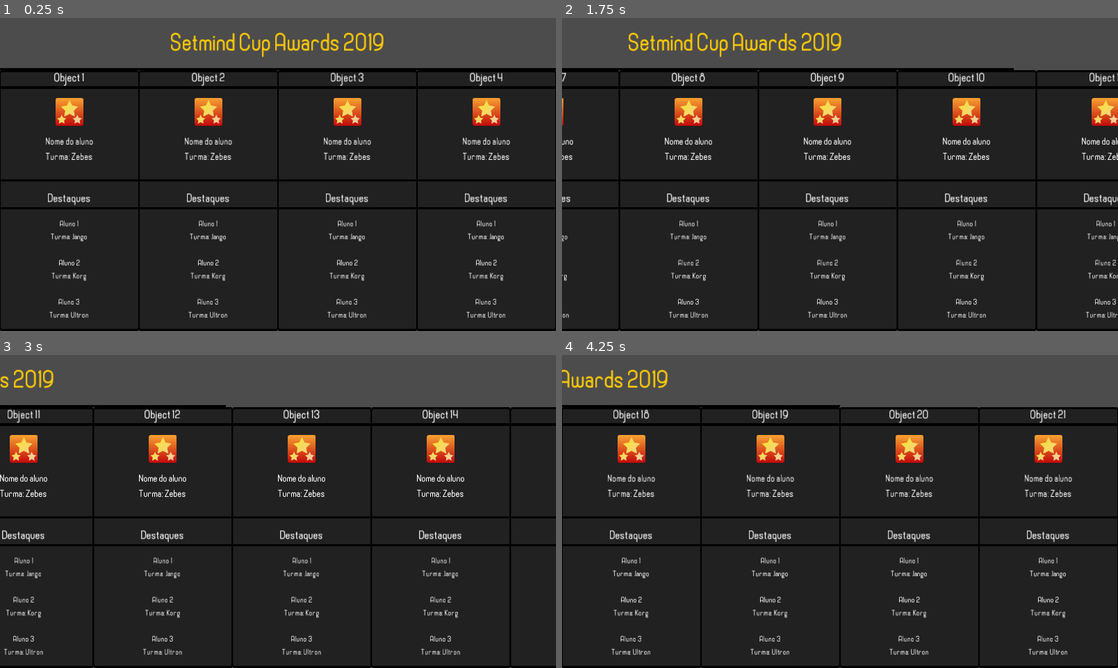
Above: before the commit, frames 1-4 (two rows, left to right).
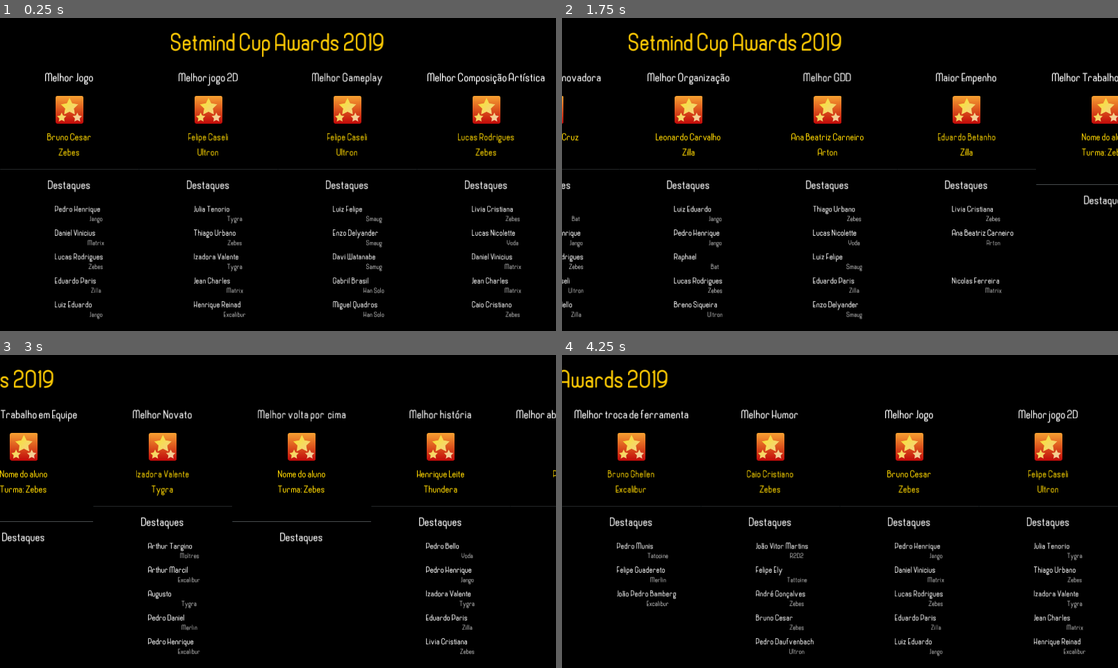
Above: after the commit, the same moments.

Repository: DrZanuff/SetmindCupAwards
Game: Godot game, scene res://Main.tscn
Two runs of this game, one before a commit and one after it. Both use one fixed random seed, a clock stepped at 60 frames per second and the inputs below.
Inputs:
- Up to frame 1 (0.25 s): no input
- Up to frame 2 (1.75 s): tap Enter at 0.5 s; hold D (debug_right) 0.53-1.28 s; tap Space (ui_select) at 0.77, 1.52 s; hold A (debug_left) from 1.28 s (still down)
- Up to frame 3 (3 s): release A (debug_left) at 2.03 s; hold D (debug_right) from 2.03 s (still down)
- Up to frame 4 (4.25 s): tap Space (ui_select) at 3.02, 3.77 s; release D (debug_right) at 3.53 s; hold A (debug_left) from 3.53 s (still down)

The runs differ from the first frame. In frame 1, 92% of the frame differs, in the area x 0-100%, y 0-100%; in frame 2, 92%; in frame 3, 93%; in frame 4, 93%.

Commit message:
Implementado Array de alunos

Diff:
--- /dev/null
+++ b/Board/Board.gd
@@ -0,0 +1,26 @@
+extends PanelContainer
+
+
+func update_data(array,index):
+#	index = 0
+#	array = [["Melhor Papaco","Melhor Piada"],
+#	["Keith -Marvel-","Aliana -Olympo-"],
+#	["Guster -Shield-","Anderson Silba -UFC-"],
+#	["Guster -Shield-","Anderson Silba -UFC-"],
+#	["Guster -Shield-","Anderson Silba -UFC-"],
+#	["Guster -Shield-","Anderson Silba -UFC-"],
+#	["Guster -Shield-","Anderson Silba -UFC-"], ]
+	$Body/Title.text = array[0][index]
+	var winner = array[1][index].split(" -")
+	if winner.size() > 1:
+		$Body/Winner.text = winner[0] + "\n" + winner[1].replace("-","")
+
+	for i in range($Body/Nominiees.get_child_count() ):
+#		var photo = ""
+		var n = $Body/Nominiees.get_child(i).get_node("Info/Nome")
+		var t = $Body/Nominiees.get_child(i).get_node("Info/Turma")
+		var nominee = array[i+2][index].split(" -")
+		if nominee.size() > 1:
+			n.text = nominee[0]
+			t.text = nominee[1].replace("-","")
+	pass
--- a/Board/Board.tscn
+++ b/Board/Board.tscn
@@ -1,9 +1,10 @@
-[gd_scene load_steps=11 format=2]
-
-[ext_resource path="res://Fonts/Cronus Round.otf" type="DynamicFontData" id=1]
-[ext_resource path="res://icon.png" type="Texture" id=2]
-
-[sub_resource type="StyleBoxFlat" id=9]
+[gd_scene load_steps=15 format=2]
+
+[ext_resource path="res://Board/Board.gd" type="Script" id=1]
+[ext_resource path="res://Fonts/Cronus Round.otf" type="DynamicFontData" id=2]
+[ext_resource path="res://icon.png" type="Texture" id=3]
+
+[sub_resource type="StyleBoxFlat" id=1]
 content_margin_left = 0.0
 content_margin_right = 0.0
 content_margin_top = 0.0
@@ -53,49 +54,79 @@
 [sub_resource type="DynamicFont" id=8]
 size = 20
 use_filter = true
-font_data = ExtResource( 1 )
+font_data = ExtResource( 2 )
+
+[sub_resource type="DynamicFont" id=9]
+size = 21
+use_filter = true
+font_data = ExtResource( 2 )
+
+[sub_resource type="DynamicFont" id=10]
+size = 19
+outline_color = Color( 0.788235, 0.788235, 0.788235, 1 )
+use_filter = true
+font_data = ExtResource( 2 )
+
+[sub_resource type="Animation" id=11]
+resource_name = "Shuffle"
+length = 2.5
+loop = true
+tracks/0/type = "value"
+tracks/0/path = NodePath("Body/Mention:custom_colors/font_color")
+tracks/0/interp = 1
+tracks/0/loop_wrap = true
+tracks/0/imported = false
+tracks/0/enabled = true
+tracks/0/keys = {
+"times": PoolRealArray( 0, 0.4, 0.8, 1.1, 1.5, 1.9, 2.3 ),
+"transitions": PoolRealArray( 1, 1, 1, 1, 1, 1, 1 ),
+"update": 0,
+"values": [ Color( 1, 1, 1, 1 ), Color( 1, 0, 0.913725, 1 ), Color( 0, 0.858824, 1, 1 ), Color( 0.921569, 1, 0, 1 ), Color( 0.266667, 1, 0, 1 ), Color( 1, 0, 0, 1 ), Color( 1, 0.654902, 0, 1 ) ]
+}
 
 [node name="Board" type="PanelContainer"]
 margin_right = 320.0
 margin_bottom = 609.0
 rect_min_size = Vector2( 320, 600 )
-custom_styles/panel = SubResource( 9 )
+custom_styles/panel = SubResource( 1 )
+script = ExtResource( 1 )
 
 [node name="Panel" type="Panel" parent="."]
 margin_right = 320.0
-margin_bottom = 609.0
-custom_styles/panel = SubResource( 3 )
+margin_bottom = 619.0
+custom_styles/panel = SubResource( 2 )
 
 [node name="Body" type="VBoxContainer" parent="."]
 margin_right = 320.0
-margin_bottom = 609.0
+margin_bottom = 619.0
 size_flags_horizontal = 3
 size_flags_vertical = 3
-custom_constants/separation = 21
+custom_constants/separation = 16
 
 [node name="Title" type="Label" parent="Body"]
 margin_right = 320.0
 margin_bottom = 44.0
-custom_styles/normal = SubResource( 1 )
+custom_styles/normal = SubResource( 3 )
 custom_fonts/font = SubResource( 4 )
 text = "Melhor Jogo"
 align = 1
 valign = 3
 
 [node name="TextureRect" type="TextureRect" parent="Body"]
-margin_top = 65.0
-margin_right = 320.0
-margin_bottom = 129.0
-size_flags_horizontal = 3
-texture = ExtResource( 2 )
+margin_top = 60.0
+margin_right = 320.0
+margin_bottom = 124.0
+size_flags_horizontal = 3
+texture = ExtResource( 3 )
 stretch_mode = 6
 
 [node name="Winner" type="Label" parent="Body"]
-margin_top = 150.0
-margin_right = 320.0
-margin_bottom = 260.0
-custom_styles/normal = SubResource( 1 )
+margin_top = 140.0
+margin_right = 320.0
+margin_bottom = 250.0
+custom_styles/normal = SubResource( 3 )
 custom_fonts/font = SubResource( 5 )
+custom_colors/font_color = Color( 1, 0.843137, 0, 1 )
 text = "Nome do aluno
 Turma: Zebes
 "
@@ -103,21 +134,22 @@
 valign = 3
 
 [node name="HSeparator" type="HSeparator" parent="Body"]
+margin_top = 266.0
+margin_right = 320.0
+margin_bottom = 270.0
+
+[node name="Mention" type="Label" parent="Body"]
+margin_top = 286.0
+margin_right = 320.0
+margin_bottom = 330.0
+custom_styles/normal = SubResource( 3 )
+custom_fonts/font = SubResource( 6 )
+custom_colors/font_color = Color( 1, 1, 1, 1 )
+text = "Destaques"
+align = 1
+
+[node name="Nominates" type="Label" parent="Body"]
 visible = false
-margin_top = 251.0
-margin_right = 310.0
-margin_bottom = 255.0
-
-[node name="Mention" type="Label" parent="Body"]
-margin_top = 281.0
-margin_right = 320.0
-margin_bottom = 325.0
-custom_styles/normal = SubResource( 1 )
-custom_fonts/font = SubResource( 6 )
-text = "Destaques"
-align = 1
-
-[node name="Nominates" type="Label" parent="Body"]
 margin_top = 346.0
 margin_right = 320.0
 margin_bottom = 575.0
@@ -132,3 +164,218 @@
 Aluno 3
 Turma: Ultron"
 align = 1
+
+[node name="Nominiees" type="VBoxContainer" parent="Body"]
+editor/display_folded = true
+margin_top = 346.0
+margin_right = 320.0
+margin_bottom = 619.0
+size_flags_vertical = 3
+custom_constants/separation = 7
+
+[node name="Nominee1" type="HBoxContainer" parent="Body/Nominiees"]
+editor/display_folded = true
+margin_right = 320.0
+margin_bottom = 49.0
+custom_constants/separation = 19
+
+[node name="Control" type="Control" parent="Body/Nominiees/Nominee1"]
+margin_right = 40.0
+margin_bottom = 49.0
+rect_min_size = Vector2( 40, 0 )
+
+[node name="Photo" type="TextureRect" parent="Body/Nominiees/Nominee1"]
+margin_left = 59.0
+margin_right = 107.0
+margin_bottom = 49.0
+rect_min_size = Vector2( 48, 48 )
+expand = true
+
+[node name="Info" type="VBoxContainer" parent="Body/Nominiees/Nominee1"]
+margin_left = 126.0
+margin_right = 316.0
+margin_bottom = 49.0
+custom_constants/separation = -4
+
+[node name="Nome" type="Label" parent="Body/Nominiees/Nominee1/Info"]
+margin_right = 190.0
+margin_bottom = 28.0
+rect_min_size = Vector2( 190, 0 )
+size_flags_horizontal = 3
+custom_fonts/font = SubResource( 9 )
+
+[node name="Turma" type="Label" parent="Body/Nominiees/Nominee1/Info"]
+margin_top = 24.0
+margin_right = 190.0
+margin_bottom = 49.0
+size_flags_horizontal = 3
+custom_fonts/font = SubResource( 10 )
+custom_colors/font_color = Color( 0.713726, 0.713726, 0.713726, 1 )
+align = 1
+
+[node name="Nominee2" type="HBoxContainer" parent="Body/Nominiees"]
+editor/display_folded = true
+margin_top = 56.0
+margin_right = 320.0
+margin_bottom = 105.0
+custom_constants/separation = 19
+
+[node name="Control" type="Control" parent="Body/Nominiees/Nominee2"]
+margin_right = 40.0
+margin_bottom = 49.0
+rect_min_size = Vector2( 40, 0 )
+
+[node name="Photo" type="TextureRect" parent="Body/Nominiees/Nominee2"]
+margin_left = 59.0
+margin_right = 107.0
+margin_bottom = 49.0
+rect_min_size = Vector2( 48, 48 )
+expand = true
+
+[node name="Info" type="VBoxContainer" parent="Body/Nominiees/Nominee2"]
+margin_left = 126.0
+margin_right = 316.0
+margin_bottom = 49.0
+custom_constants/separation = -4
+
+[node name="Nome" type="Label" parent="Body/Nominiees/Nominee2/Info"]
+margin_right = 190.0
+margin_bottom = 28.0
+rect_min_size = Vector2( 190, 0 )
+size_flags_horizontal = 3
+custom_fonts/font = SubResource( 9 )
+
+[node name="Turma" type="Label" parent="Body/Nominiees/Nominee2/Info"]
+margin_top = 24.0
+margin_right = 190.0
+margin_bottom = 49.0
+size_flags_horizontal = 3
+custom_fonts/font = SubResource( 10 )
+custom_colors/font_color = Color( 0.713726, 0.713726, 0.713726, 1 )
+align = 1
+
+[node name="Nominee3" type="HBoxContainer" parent="Body/Nominiees"]
+editor/display_folded = true
+margin_top = 112.0
+margin_right = 320.0
+margin_bottom = 161.0
+custom_constants/separation = 19
+
+[node name="Control" type="Control" parent="Body/Nominiees/Nominee3"]
+margin_right = 40.0
+margin_bottom = 49.0
+rect_min_size = Vector2( 40, 0 )
+
+[node name="Photo" type="TextureRect" parent="Body/Nominiees/Nominee3"]
+margin_left = 59.0
+margin_right = 107.0
+margin_bottom = 49.0
+rect_min_size = Vector2( 48, 48 )
+expand = true
+
+[node name="Info" type="VBoxContainer" parent="Body/Nominiees/Nominee3"]
+margin_left = 126.0
+margin_right = 316.0
+margin_bottom = 49.0
+custom_constants/separation = -4
+
+[node name="Nome" type="Label" parent="Body/Nominiees/Nominee3/Info"]
+margin_right = 190.0
+margin_bottom = 28.0
+rect_min_size = Vector2( 190, 0 )
+size_flags_horizontal = 3
+custom_fonts/font = SubResource( 9 )
+
+[node name="Turma" type="Label" parent="Body/Nominiees/Nominee3/Info"]
+margin_top = 24.0
+margin_right = 190.0
+margin_bottom = 49.0
+size_flags_horizontal = 3
+custom_fonts/font = SubResource( 10 )
+custom_colors/font_color = Color( 0.713726, 0.713726, 0.713726, 1 )
+align = 1
+
+[node name="Nominee4" type="HBoxContainer" parent="Body/Nominiees"]
+editor/display_folded = true
+margin_top = 168.0
+margin_right = 320.0
+margin_bottom = 217.0
+custom_constants/separation = 19
+
+[node name="Control" type="Control" parent="Body/Nominiees/Nominee4"]
+margin_right = 40.0
+margin_bottom = 49.0
+rect_min_size = Vector2( 40, 0 )
+
+[node name="Photo" type="TextureRect" parent="Body/Nominiees/Nominee4"]
+margin_left = 59.0
+margin_right = 107.0
+margin_bottom = 49.0
+rect_min_size = Vector2( 48, 48 )
+expand = true
+
+[node name="Info" type="VBoxContainer" parent="Body/Nominiees/Nominee4"]
+margin_left = 126.0
+margin_right = 316.0
+margin_bottom = 49.0
+custom_constants/separation = -4
+
+[node name="Nome" type="Label" parent="Body/Nominiees/Nominee4/Info"]
+margin_right = 190.0
+margin_bottom = 28.0
+rect_min_size = Vector2( 190, 0 )
+size_flags_horizontal = 3
+custom_fonts/font = SubResource( 9 )
+
+[node name="Turma" type="Label" parent="Body/Nominiees/Nominee4/Info"]
+margin_top = 24.0
+margin_right = 190.0
+margin_bottom = 49.0
+size_flags_horizontal = 3
+custom_fonts/font = SubResource( 10 )
+custom_colors/font_color = Color( 0.713726, 0.713726, 0.713726, 1 )
+align = 1
+
+[node name="Nominee5" type="HBoxContainer" parent="Body/Nominiees"]
+editor/display_folded = true
+margin_top = 224.0
+margin_right = 320.0
+margin_bottom = 273.0
+custom_constants/separation = 19
+
+[node name="Control" type="Control" parent="Body/Nominiees/Nominee5"]
+margin_right = 40.0
+margin_bottom = 49.0
+rect_min_size = Vector2( 40, 0 )
+
+[node name="Photo" type="TextureRect" parent="Body/Nominiees/Nominee5"]
+margin_left = 59.0
+margin_right = 107.0
+margin_bottom = 49.0
+rect_min_size = Vector2( 48, 48 )
+expand = true
+
+[node name="Info" type="VBoxContainer" parent="Body/Nominiees/Nominee5"]
+margin_left = 126.0
+margin_right = 316.0
+margin_bottom = 49.0
+custom_constants/separation = -4
+
+[node name="Nome" type="Label" parent="Body/Nominiees/Nominee5/Info"]
+margin_right = 190.0
+margin_bottom = 28.0
+rect_min_size = Vector2( 190, 0 )
+size_flags_horizontal = 3
+custom_fonts/font = SubResource( 9 )
+
+[node name="Turma" type="Label" parent="Body/Nominiees/Nominee5/Info"]
+margin_top = 24.0
+margin_right = 190.0
+margin_bottom = 49.0
+size_flags_horizontal = 3
+custom_fonts/font = SubResource( 10 )
+custom_colors/font_color = Color( 0.713726, 0.713726, 0.713726, 1 )
+align = 1
+
+[node name="AnimationPlayer" type="AnimationPlayer" parent="."]
+anims/Shuffle = SubResource( 11 )
--- /dev/null
+++ b/Debug/DebugArray.gd
@@ -0,0 +1,49 @@
+extends Node
+
+var array = [["Melhor Jogo","Melhor jogo 2D","Melhor Gameplay","Melhor Composição Artística",
+"Melhor Sonografia","Melhor Level Design","Funcionalidade  Inovadora",
+"Melhor Organização","Melhor GDD","Maior Empenho","Turma : Melhor Trabalho em Equipe",
+"Melhor Novato","Turma : Melhor volta por  cima","Melhor história","Melhor abordagem do problema",
+"Melhor jogo 3D","Melhor referência","Melhor troca de ferramenta","Melhor Humor"],
+
+["Bruno Cesar -Zebes-","Felipe Caseli -Ultron-","Felipe Caseli -Ultron-",
+"Lucas Rodrigues -Zebes-","Daniel Vinicius -Matrix-","Pedro Henrique -Jango-",
+"Ana Beatriz Cruz -Ultron-","Leonardo Carvalho -Zilla-","Ana Beatriz Carneiro -Arton-",
+"Eduardo Betanho -Zilla-","Ultron","Izadora Valente -Tygra-","Merlin",
+"Henrique Leite -Thundera-","Pedro Henrique -Jango-","Pedro Munis -Tatooine-",
+"Eduardo Betanho -Zilla-","Bruno Ghellen -Excalibur-","Caio Cristiano -Zebes-"],
+
+["Pedro Henrique -Jango-","Julia Tenorio -Tygra-","Luiz Felipe -Smaug-",
+"Livia Cristiana -Zebes-","Jean Charles -Matrix-","Luiz Eduardo -Jango-",
+"Raphael -Bat-","Luiz Eduardo -Jango-","Thiago Urbano -Zebes-",
+"Livia Cristiana -Zebes-","Zilla","Arthur Targino -Moltres-","Korg","Pedro Bello -Yoda-",
+"Luiz Eduardo -Jango-","Rian Correa -Arton-","Thiago Urbano -Zebes-","Pedro Munis -Tatooine-",
+"João Vitor Martins -R2D2-"],
+
+["Daniel Vinicius -Matrix-","Thiago Urbano -Zebes-","Enzo Delyander -Smaug-",
+"Lucas Nicolette -Yoda-","Livia Cristiana -Zebes-","Thiago Urbano -Zebes-",
+"Pedro Henrique -Jango-","Pedro Henrique -Jango-","Lucas Nicolette -Yoda-",
+"Ana Beatriz Carneiro -Arton-","Zebes","Arthur Marcil -Excalibur-","Thundera",
+"Pedro Henrique -Jango-","João Vitor Martins -R2D2-","","Livia Cristiana -Zebes-",
+"Felipe Guadereto -Merlin-","Felipe Ely -Tattoine-"],
+
+["Lucas Rodrigues -Zebes-","Izadora Valente -Tygra-","Davi Watanabe -Samug-",
+"Daniel Vinicius -Matrix-","Bruno -Zebes-","Samuel Pinheiro -Yoda-",
+"Lucas Rodrigues -Zebes-","Raphael -Bat-","Luiz Felipe -Smaug-",
+"Ana Beatriz Cruz-Ultron-","Excalibur","Augusto -Tygra-","R2D2",
+"Izadora Valente -Tygra-","Lucas Nicolette -Yoda-","","Pedro Daufvenbach -Ultron-",
+"João Pedro Bamberg -Excalibur-","André Gonçalves -Zebes-"],
+
+["Eduardo Paris -Zilla-","Jean Charles -Matrix-","Gabril Brasil -Han Solo-",
+"Jean Charles -Matrix-","Breno Siqueira -Ultron-","Jean Charles -Matrix-",
+"Felipe Caseli -Ultron-","Lucas Rodrigues -Zebes-","Eduardo Paris -Zilla-",
+"Nicolas Ferreira -Matrix-","Smaug","Pedro Daniel -Merlin-","",
+"Eduardo Paris -Zilla-","Livia Cristiana -Zebes-","","Raphael -Bat-",
+"Augusto Sodré-Merlin-","Bruno Cesar -Zebes-"],
+
+["Luiz Eduardo -Jango-","Henrique Reinad -Excalibur-","Miguel Quadros -Han Solo-",
+"Caio Cristiano -Zebes-","Bernardo Siqueira -Ultron-","Arthur Targino -Moltres-",
+"Atila de Mello -Zilla-","Breno Siqueira -Ultron-","Enzo Delyander -Smaug-",
+"Bianca Naemi-Arton-","Arton","Pedro Henrique -Excalibur-","",
+"Livia Cristiana -Zebes-","Bernardo Siqueira -Ultron-","","Thiago Urbano -Zebes-",
+"Gabriel Moura-Excalibur-","Pedro Daufvenbach -Ultron-"]]
--- /dev/null
+++ b/Debug/DebugArray.tscn
@@ -0,0 +1,6 @@
+[gd_scene load_steps=2 format=2]
+
+[ext_resource path="res://Debug/DebugArray.gd" type="Script" id=1]
+
+[node name="Debug" type="Node"]
+script = ExtResource( 1 )
--- a/Main.gd
+++ b/Main.gd
@@ -12,7 +12,7 @@
 func _ready():
 	$DebugCam.current = debug
 	if debug:
-		debug_populate(21)
+		debug_populate(19)
 	pass # Replace with function body.
 
 func _physics_process(delta):
@@ -51,14 +51,10 @@
 		var debug_speed = 800
 		if Input.is_action_pressed("debug_right"):
 			$DebugCam.global_position.x += delta * debug_speed
-#			$Holder.rect_global_position.x = clamp(
-#			$Holder.rect_global_position.x - debug_speed * delta,
-#			-($Holder.rect_size.x-window_x) , 0)
+
 		if Input.is_action_pressed("debug_left"):
 			$DebugCam.global_position.x -= delta * debug_speed
-#			$Holder.rect_global_position.x = clamp(
-#			$Holder.rect_global_position.x + debug_speed * delta,
-#			-($Holder.rect_size.x-window_x) , 0)
+
 
 func debug_populate(x):
 	if debug:
@@ -68,8 +64,9 @@
 		for i in range(x):
 			var new_obj = obj.instance()
 			holder.add_child(new_obj)
+			new_obj.update_data(get_node("data").array,i)
 #			new_obj.text = str("Object ", holder.get_child_count() )
-			new_obj.get_node("Body/Title").text = str("Object ", holder.get_child_count() )
+#			new_obj.get_node("Body/Title").text = str("Object ", holder.get_child_count() )
 
 
 func _on_TimerScrollX_timeout():
--- a/Main.tscn
+++ b/Main.tscn
@@ -1,7 +1,8 @@
-[gd_scene load_steps=5 format=2]
+[gd_scene load_steps=6 format=2]
 
 [ext_resource path="res://Main.gd" type="Script" id=1]
-[ext_resource path="res://Fonts/Cronus Round.otf" type="DynamicFontData" id=2]
+[ext_resource path="res://data.gd" type="Script" id=2]
+[ext_resource path="res://Fonts/Cronus Round.otf" type="DynamicFontData" id=3]
 
 [sub_resource type="StyleBoxFlat" id=1]
 bg_color = Color( 0.6, 0.6, 0.6, 0 )
@@ -12,11 +13,14 @@
 [sub_resource type="DynamicFont" id=2]
 size = 60
 use_filter = true
-font_data = ExtResource( 2 )
+font_data = ExtResource( 3 )
 
 [node name="Main" type="Node"]
 script = ExtResource( 1 )
 debug = true
+
+[node name="data" type="Node" parent="."]
+script = ExtResource( 2 )
 
 [node name="Holder" type="HBoxContainer" parent="."]
 margin_top = 120.0
--- /dev/null
+++ b/data.gd
@@ -0,0 +1,49 @@
+extends Node
+
+var array = [["Melhor Jogo","Melhor jogo 2D","Melhor Gameplay","Melhor Composição Artística",
+"Melhor Sonografia","Melhor Level Design","Funcionalidade  Inovadora",
+"Melhor Organização","Melhor GDD","Maior Empenho","Melhor Trabalho em Equipe",
+"Melhor Novato","Melhor volta por  cima","Melhor história","Melhor abordagem do problema",
+"Melhor jogo 3D","Melhor referência","Melhor troca de ferramenta","Melhor Humor"],
+
+["Bruno Cesar -Zebes-","Felipe Caseli -Ultron-","Felipe Caseli -Ultron-",
+"Lucas Rodrigues -Zebes-","Daniel Vinicius -Matrix-","Pedro Henrique -Jango-",
+"Ana Beatriz Cruz -Ultron-","Leonardo Carvalho -Zilla-","Ana Beatriz Carneiro -Arton-",
+"Eduardo Betanho -Zilla-","Ultron-","Izadora Valente -Tygra-","Merlin-",
+"Henrique Leite -Thundera-","Pedro Henrique -Jango-","Pedro Munis -Tatooine-",
+"Eduardo Betanho -Zilla-","Bruno Ghellen -Excalibur-","Caio Cristiano -Zebes-"],
+
+["Pedro Henrique -Jango-","Julia Tenorio -Tygra-","Luiz Felipe -Smaug-",
+"Livia Cristiana -Zebes-","Jean Charles -Matrix-","Luiz Eduardo -Jango-",
+"Raphael -Bat-","Luiz Eduardo -Jango-","Thiago Urbano -Zebes-",
+"Livia Cristiana -Zebes-","Zilla-","Arthur Targino -Moltres-","Korg-","Pedro Bello -Yoda-",
+"Luiz Eduardo -Jango-","Rian Correa -Arton-","Thiago Urbano -Zebes-","Pedro Munis -Tatooine-",
+"João Vitor Martins -R2D2-"],
+
+["Daniel Vinicius -Matrix-","Thiago Urbano -Zebes-","Enzo Delyander -Smaug-",
+"Lucas Nicolette -Yoda-","Livia Cristiana -Zebes-","Thiago Urbano -Zebes-",
+"Pedro Henrique -Jango-","Pedro Henrique -Jango-","Lucas Nicolette -Yoda-",
+"Ana Beatriz Carneiro -Arton-","Zebes-","Arthur Marcil -Excalibur-","Thundera-",
+"Pedro Henrique -Jango-","João Vitor Martins -R2D2-","              ","Livia Cristiana -Zebes-",
+"Felipe Guadereto -Merlin-","Felipe Ely -Tattoine-"],
+
+["Lucas Rodrigues -Zebes-","Izadora Valente -Tygra-","Davi Watanabe -Samug-",
+"Daniel Vinicius -Matrix-","Bruno -Zebes-","Samuel Pinheiro -Yoda-",
+"Lucas Rodrigues -Zebes-","Raphael -Bat-","Luiz Felipe -Smaug-",
+"Ana Beatriz Cruz-Ultron-","Excalibur-","Augusto -Tygra-","R2D2-",
+"Izadora Valente -Tygra-","Lucas Nicolette -Yoda-","              ","Pedro Daufvenbach -Ultron-",
+"João Pedro Bamberg -Excalibur-","André Gonçalves -Zebes-"],
+
+["Eduardo Paris -Zilla-","Jean Charles -Matrix-","Gabril Brasil -Han Solo-",
+"Jean Charles -Matrix-","Breno Siqueira -Ultron-","Jean Charles -Matrix-",
+"Felipe Caseli -Ultron-","Lucas Rodrigues -Zebes-","Eduardo Paris -Zilla-",
+"Nicolas Ferreira -Matrix-","Smaug-","Pedro Daniel -Merlin-","              ",
+"Eduardo Paris -Zilla-","Livia Cristiana -Zebes-","              ","Raphael -Bat-",
+"Augusto Sodré-Merlin-","Bruno Cesar -Zebes-"],
+
+["Luiz Eduardo -Jango-","Henrique Reinad -Excalibur-","Miguel Quadros -Han Solo-",
+"Caio Cristiano -Zebes-","Bernardo Siqueira -Ultron-","Arthur Targino -Moltres-",
+"Atila de Mello -Zilla-","Breno Siqueira -Ultron-","Enzo Delyander -Smaug-",
+"Bianca Naemi-Arton-","Arton-","Pedro Henrique -Excalibur-","              ",
+"Livia Cristiana -Zebes-","Bernardo Siqueira -Ultron-","              ","Thiago Urbano -Zebes-",
+"Gabriel Moura-Excalibur-","Pedro Daufvenbach -Ultron-"]]
--- a/project.godot
+++ b/project.godot
@@ -43,4 +43,5 @@
 quality/driver/driver_name="GLES2"
 vram_compression/import_etc=true
 vram_compression/import_etc2=false
+environment/default_clear_color=Color( 0, 0, 0, 1 )
 environment/default_environment="res://default_env.tres"
Not shown: 2 places in Board/Board.tscn that only renumber resources
